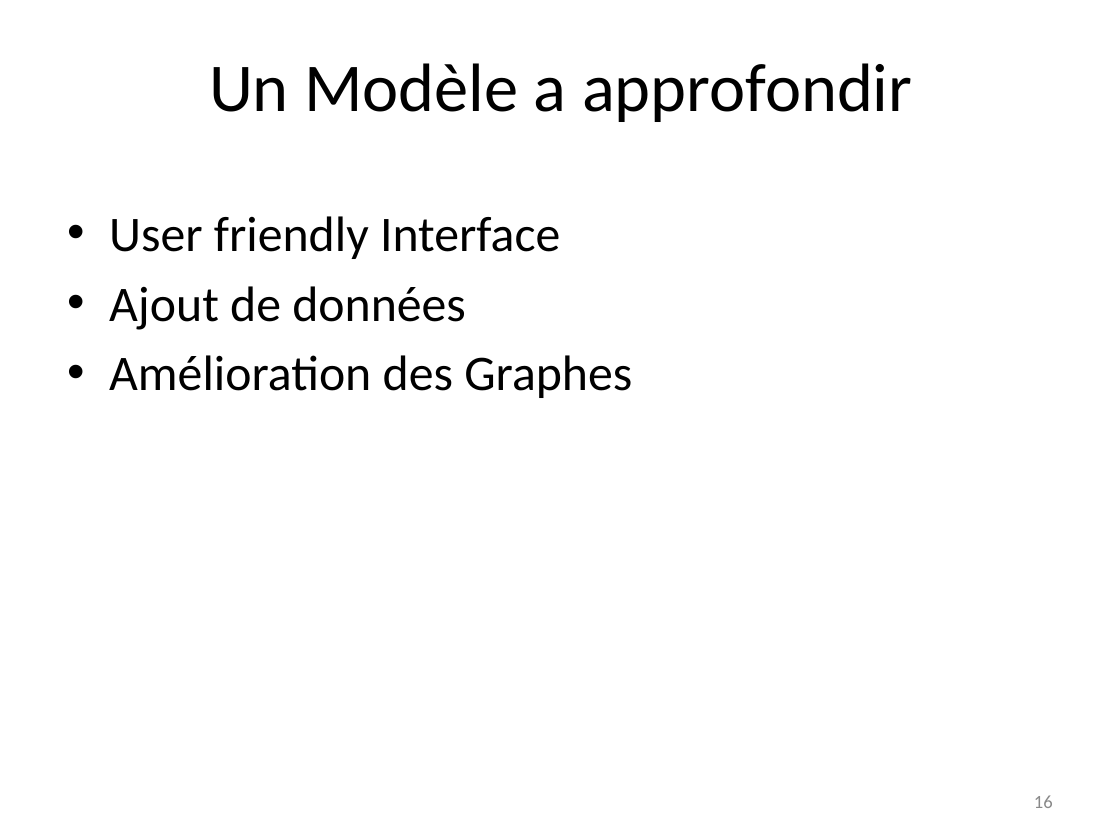
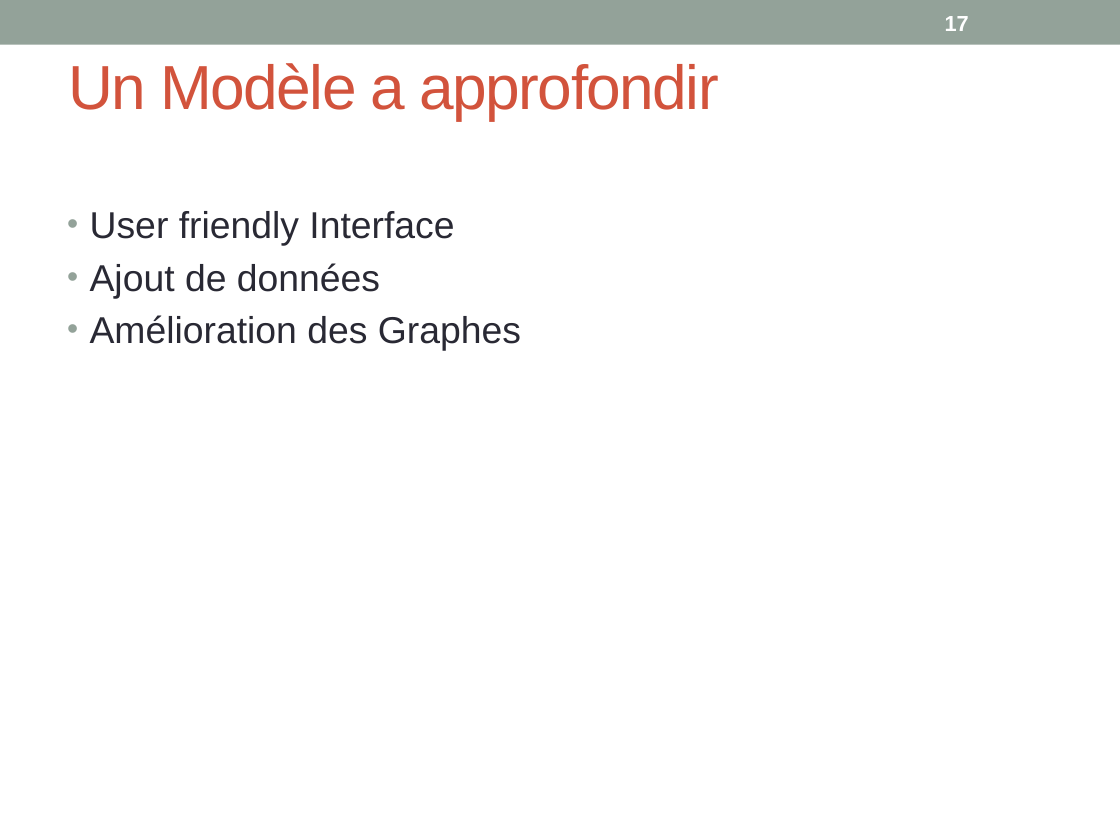
Before and after one commit to gestinronan/Projet-BMA, a slide deck: slide 17 of Documents/presentation BMA.pptx (slide 16 before the commit). Drawn at 1120x840 pixels with LibreOffice and Linux fonts; fonts in the diff are those of the drawing; background and template pictures are left out. Boxes give left, top, right and bottom in pixels: in the first picture for what was removed or moved away, otherwise in the second. Text is boxed around its words. In the diff, an @@ line names an element or a change of style, - is before the commit and + after.

```diff
--- a/Documents/presentation BMA.pptx
+++ b/Documents/presentation BMA.pptx
@@ rectangle added at <box>0,0,1120,45</box>, fill #93A299 @@
@@ title "Un Modèle a approfondir" at <box>69,63,719,120</box>: size 44 to 40 pt, font Calibri to Arial, text colour #000000 to #D2533C, letter spacing 0 to -1 pt; alignment centre to left @@
@@ page number added at <box>945,16,969,31</box>, 14 pt, text #FFFFFF, bold @@
+17
@@ text "User friendly Interface" at <box>90,211,521,351</box>: size 32 to 24 pt, font Calibri to Arial, text colour #000000 to #292934; indent changed; less space between paragraphs @@
@@ page number removed at <box>1034,795,1053,808</box> @@
-16
```
Also in this commit, not shown: 15 other slides changed, 1 slide added.
